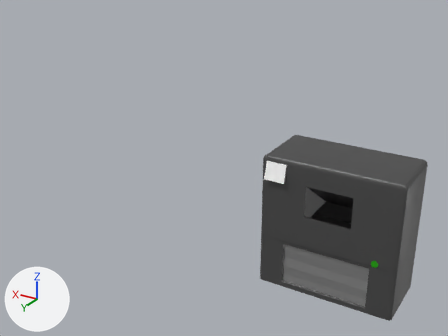
One commit to the FBX model exported/muelltrenner-model.fbx: the scene before it, then after it.
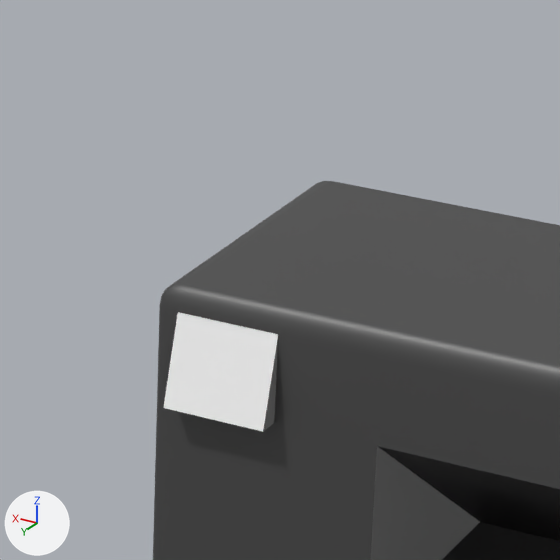
The first picture shows the older version from a camera (50 mm lens) standing at (-1.05, 3.02, 2.08) and looking at (0.41, 0.6, 0.87). The close-ups show both versions on the part from 52% to 76% of the width and 30% to 62% of the height of that picture; other places that the commit changed are outside them. Arrows for +X, +Y and +Z are at lower left; the lights stay in place. Where no turn or scale is listed for an object, it has been applied to the vertices.

The first close-up shows 'Housing', 'Plane for indicators.001'.
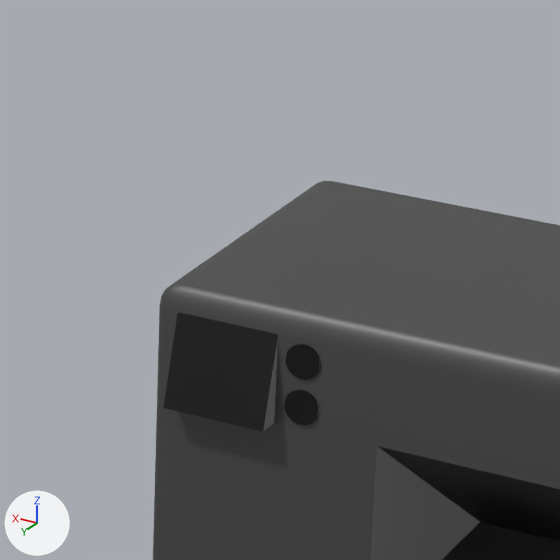
What differs and where, as boxes [x1, y1, x2, y2] in the close-ups (560 x 560 px):
'Plane for indicators.001', recoloured (white to black): [163, 312, 278, 432] in both
'Button.006', added (black): after [286, 345, 319, 380]
'Button.007', added (black): after [284, 391, 318, 425]
'Button', moved (not visible before): after [292, 344, 321, 376]
'Button.005', added: after [292, 390, 319, 420]

Diff of the bpy script that builds the scene:
```diff
--- a/exported/muelltrenner-model.fbx.py
+++ b/exported/muelltrenner-model.fbx.py
@@ mat_material_007 @@
+mat_material_007 = principled_material('Material.007')
+mat_material_007.base_color = (0.0, 0.0, 0.0)  # black #000000
@@ me_cube_006 @@
 me_cube_006.from_pydata(...)  # 4 vertices, 1 face; spans x -0.0596..0.0596, y -0.014..0.014, z -0.054..0.0488
-me_cube_006.materials.append(mat_material_004)  # white #ffffff
+me_cube_006.materials.append(mat_material_007)  # black #000000
@@ me_cylinder_011 @@
+me_cylinder_011.from_pydata(...)  # 32 vertices, 1 face; spans x -0.0196..0.0196, y 0.0024, z -0.0196..0.0196
+me_cylinder_011.materials.append(mat_material_007)  # black #000000
@@ me_cylinder_009_1 @@
+me_cylinder_009_1.from_pydata(...)  # 64 vertices, 33 faces; spans x -0.0196..0.0196, y -0.0024..0.0024, z -0.0196..0.0196
+me_cylinder_009_1.materials.append(mat_material_007)  # black #000000
@@ ob_button @@
 ob_button = bpy.data.objects.new('Button', me_cylinder_005)
-ob_button.location = (-0.28, 0.201, 0.32)
+ob_button.location = (0.222, 0.201, 0.748)
@@ ob_button_007 @@
+ob_button_007 = bpy.data.objects.new('Button.007', me_cylinder_011)
+ob_button_007.location = (0.221, 0.201, 0.695)
@@ ob_button_005 @@
+ob_button_005 = bpy.data.objects.new('Button.005', me_cylinder_009_1)
+ob_button_005.location = (0.221, 0.201, 0.695)
@@ ob_button_006 @@
+ob_button_006 = bpy.data.objects.new('Button.006', me_cylinder_011.copy())
+ob_button_006.location = (0.222, 0.201, 0.748)
```
